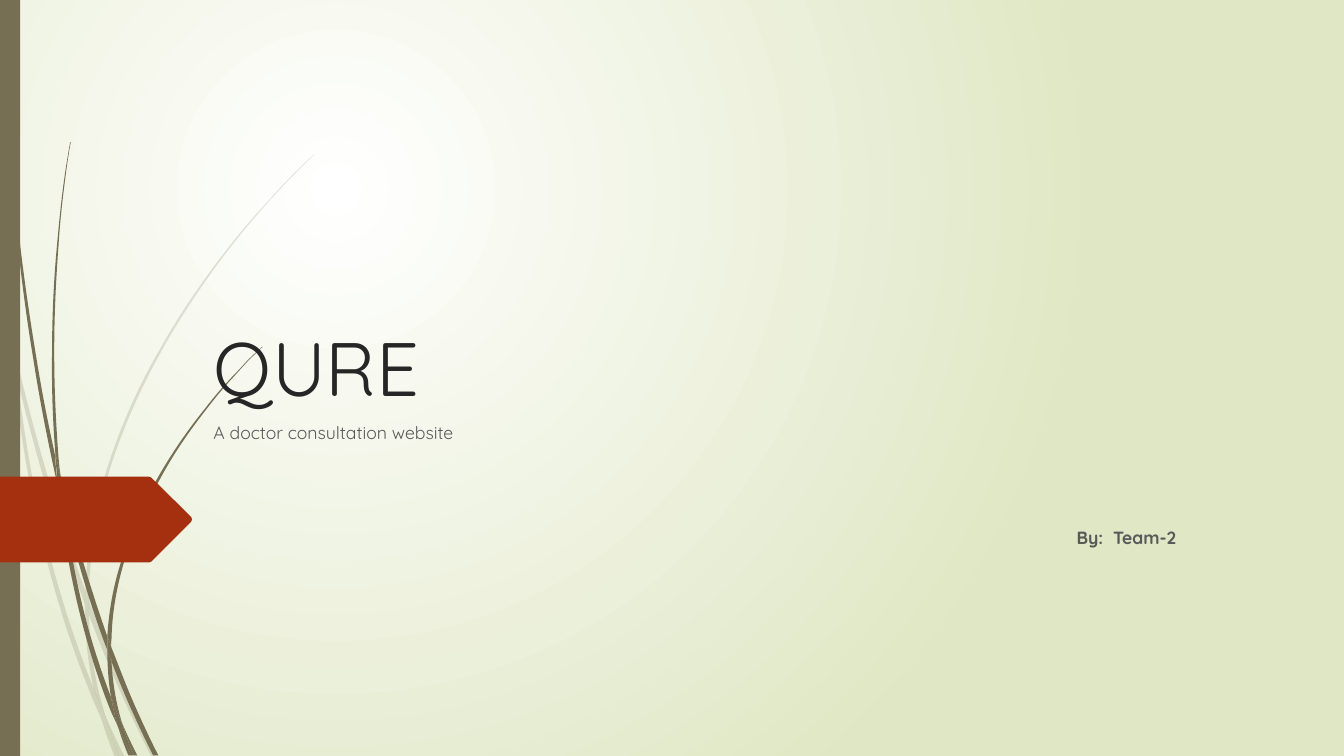
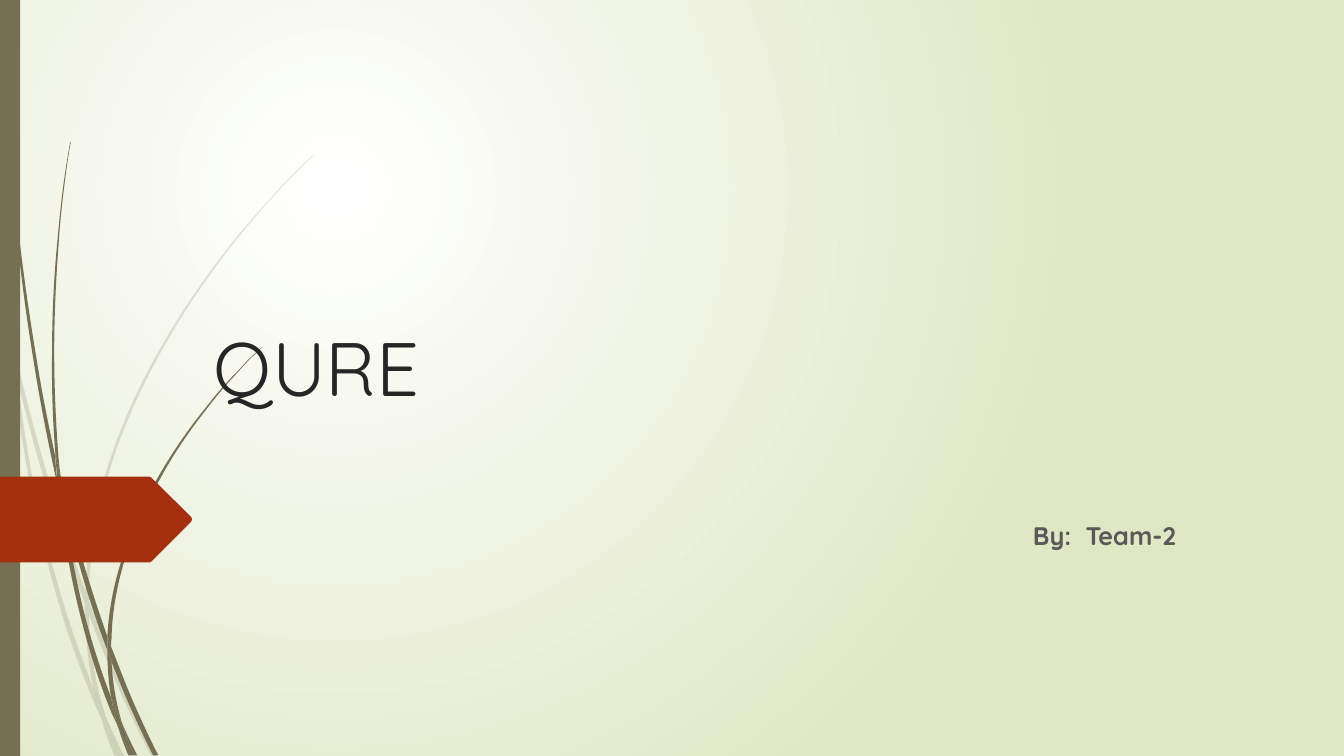
Before and after one commit to Alok0587/QURE, a slide deck: slide 1 of presentation/QURE PPT.pptx. Drawn at 1344x756 pixels with LibreOffice and Linux fonts; fonts in the diff are those of the drawing. Boxes give left, top, right and bottom in pixels: in the first picture for what was removed or moved away, otherwise in the second. Text is boxed around its words. In the diff, an @@ line names an element or a change of style, - is before the commit and + after.

```diff
--- a/presentation/QURE PPT.pptx
+++ b/presentation/QURE PPT.pptx
@@ subtitle "By: Team-2" at (x1=1033, y1=527, x2=1176, y2=550): size 12.6 to 18.1 pt @@
@@ subtitle at (x1=213, y1=426, x2=453, y2=439): paragraph removed @@
-A doctor consultation website
```
Also in this commit, not shown: 4 other slides changed, 5 slides added.
